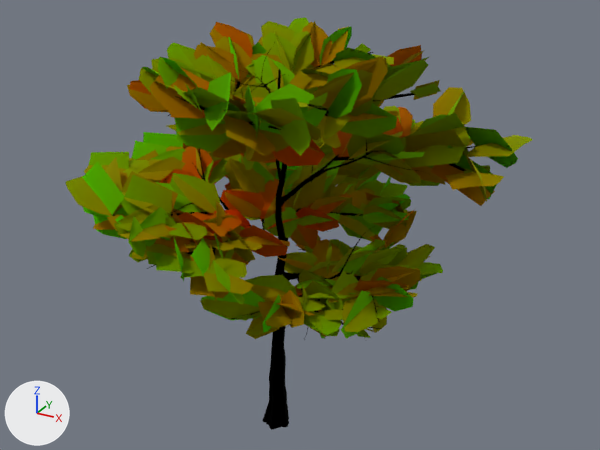
The glTF model Meshes/Trees/Tree_med_2.glb, before and after one commit.
Both versions are drawn from a 50 mm camera at (30.9, -52.0, 44.2) aimed at (0.5, 3.2, 16.6). Arrows for +X, +Y and +Z are at lower left; the lights stay in place. Objects named as collision shapes, trigger or cutter boxes, shadow casters or lower levels of detail are left out.

The first picture shows 'Tree med 2'.
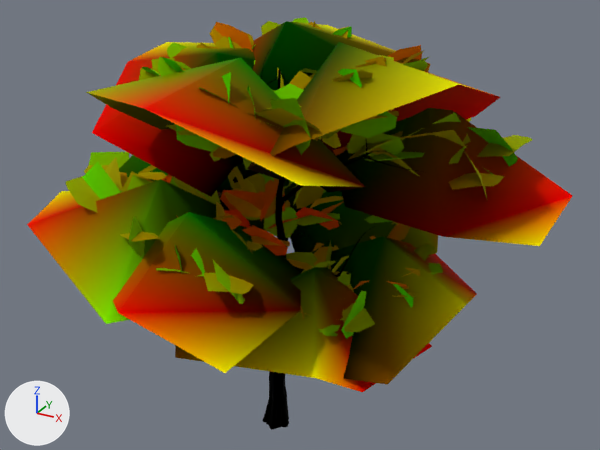
What differs and where, as boxes (x1, y1, x2, y2) in the pictures (600 x 450 px):
'Tree med 2 LOD1', added
    after: (27, 21, 572, 427)
    faces in mat_tree_branch_lod: (27, 21, 572, 392)
    faces in mat_bark: (220, 157, 363, 427)
'Tree med 2', unchanged, covered by the edit
    both: (65, 17, 532, 430)

Edits to the bpy script that builds the scene:
```text
Add mat_tree_branch_lod:
    mat_tree_branch_lod = bpy.data.materials.new('Tree branch lod')
    # nodes: BsdfPrincipled, Math, OutputMaterial, VertexColor
Add me_tree_023:
    me_tree_023.from_pydata(...)  # 912 vertices, 1104 faces; spans x -21.7..20.8, y -17.5..22.3, z -1.1..33.4
    # faces by material slot: [984, 120]
    me_tree_023.materials.append(mat_bark)
    me_tree_023.materials.append(mat_tree_branch_lod)
Add ob_tree_med_2_lod1:
    ob_tree_med_2_lod1 = bpy.data.objects.new('Tree med 2 LOD1', me_tree_023)
    ob_tree_med_2_lod1.location = (0.0, 0.0, 0.0)
```
